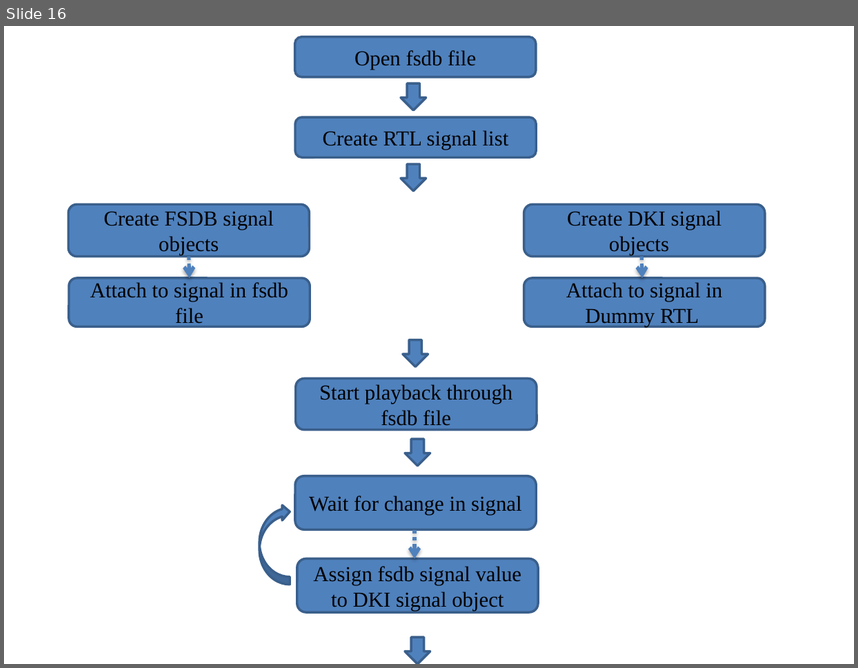
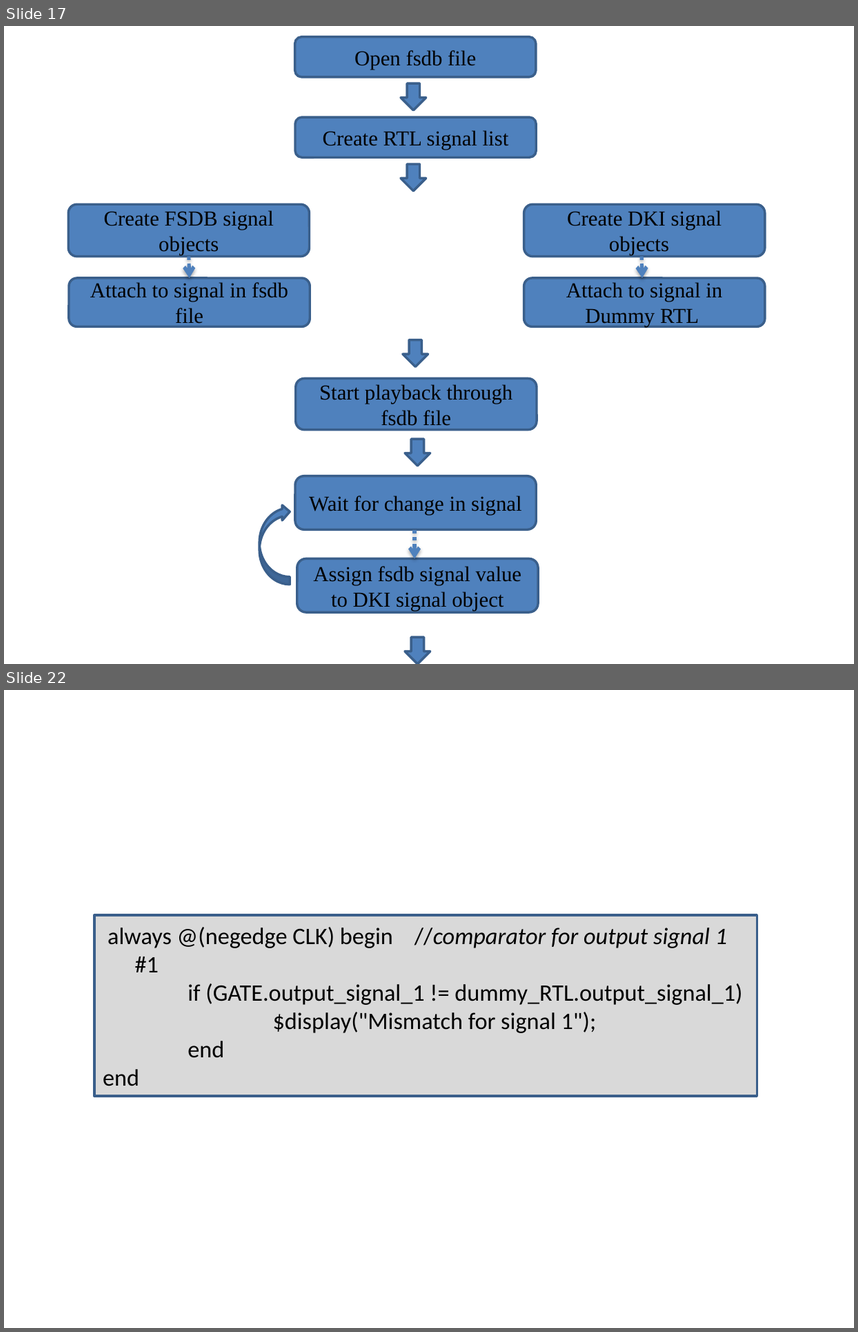
Before and after one commit to miramohan/thesis_first, a slide deck: pptFigures.pptx. Shown one above the other, each under a label of ours: slide 16 before the commit, slides 17 and 22 after it; the slides between them are not shown. The pictures are 858x668 and 858x1332 pixels, drawn with LibreOffice and Linux fonts; fonts in the diff are those of the drawing. Boxes give left, top, right and bottom in pixels: in the first picture for what was removed or moved away, otherwise in the second. Text is boxed around its words. In the diff, an @@ line names an element or a change of style, - is before the commit and + after.

```diff
--- a/pptFigures.pptx
+++ b/pptFigures.pptx
@@ slide 22 added at box(4, 690, 854, 1328), background #FFFFFF @@
@@ rectangle added at box(94, 915, 757, 1096), fill #D9D9D9, outline #3A5F8C 2 pt, 20 pt, text #000000 @@
+always @(negedge CLK) begin //comparator for output signal 1
+#1
+if (GATE.output_signal_1 != dummy_RTL.output_signal_1)
+$display("Mismatch for signal 1");
+end
+end
@@ what was slide 16 is now slide 17 @@
```
Also in this commit, not shown: 9 slides changed, 4 other slides added, 1 other file.
